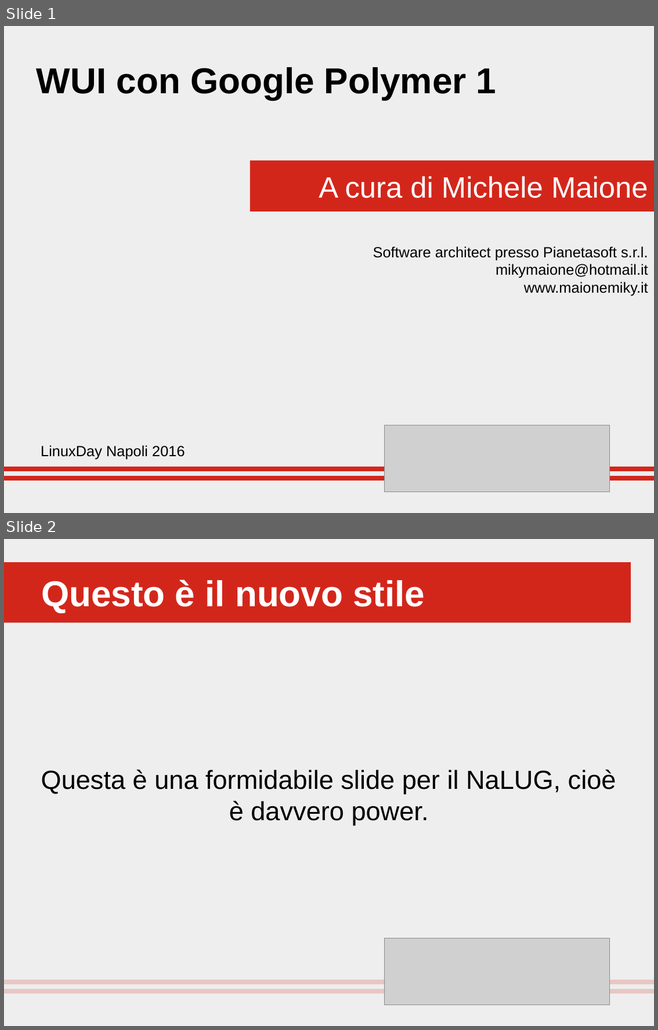
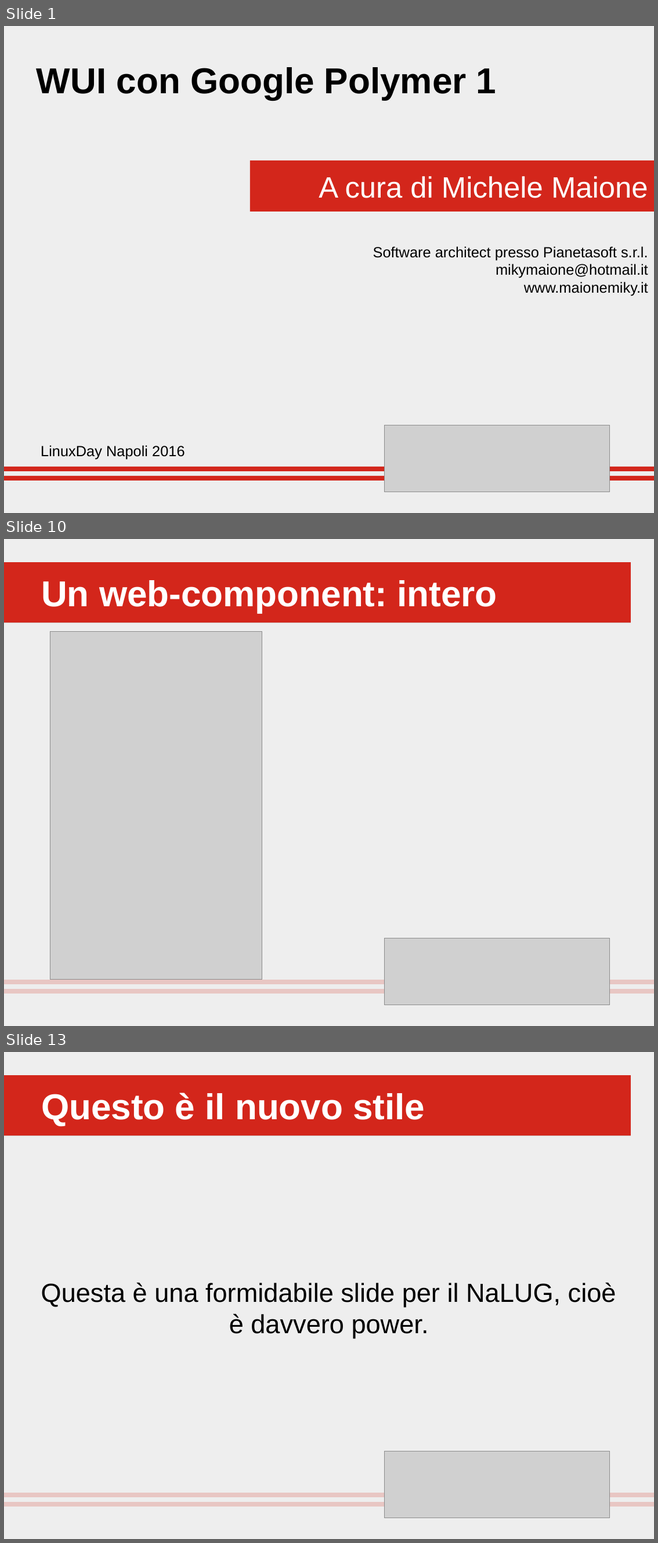
Before and after one commit to mikymaione/PolyPhoneBook, a slide deck: Docs/polymer.odp. Shown one above the other, each under a label of ours: slides 1 and 2 before the commit, slides 1, 10 and 13 after it; the slides between them are not shown. The pictures are 658x1030 and 658x1543 pixels, drawn with LibreOffice and Linux fonts; fonts in the diff are those of the drawing; grey boxes stand for pictures. Boxes give left, top, right and bottom in pixels: in the first picture for what was removed or moved away, otherwise in the second. Text is boxed around its words. In the diff, an @@ line names an element or a change of style, - is before the commit and + after.

```diff
--- a/Docs/polymer.odp
+++ b/Docs/polymer.odp
@@ slide 10 added at [4,539,654,1026], background #EEEEEE @@
@@ title added at [4,562,630,622], fill #D3261B, 44 pt, text #FFFFFF, bold @@
+Un web-component: intero
@@ picture added at [50,632,262,980] @@
@@ group added at [4,938,654,1005]: 4 rectangles, 1 picture @@
@@ what was slide 2 is now slide 13 @@
```
Also in this commit, not shown: 10 other slides added, 33 other files.
